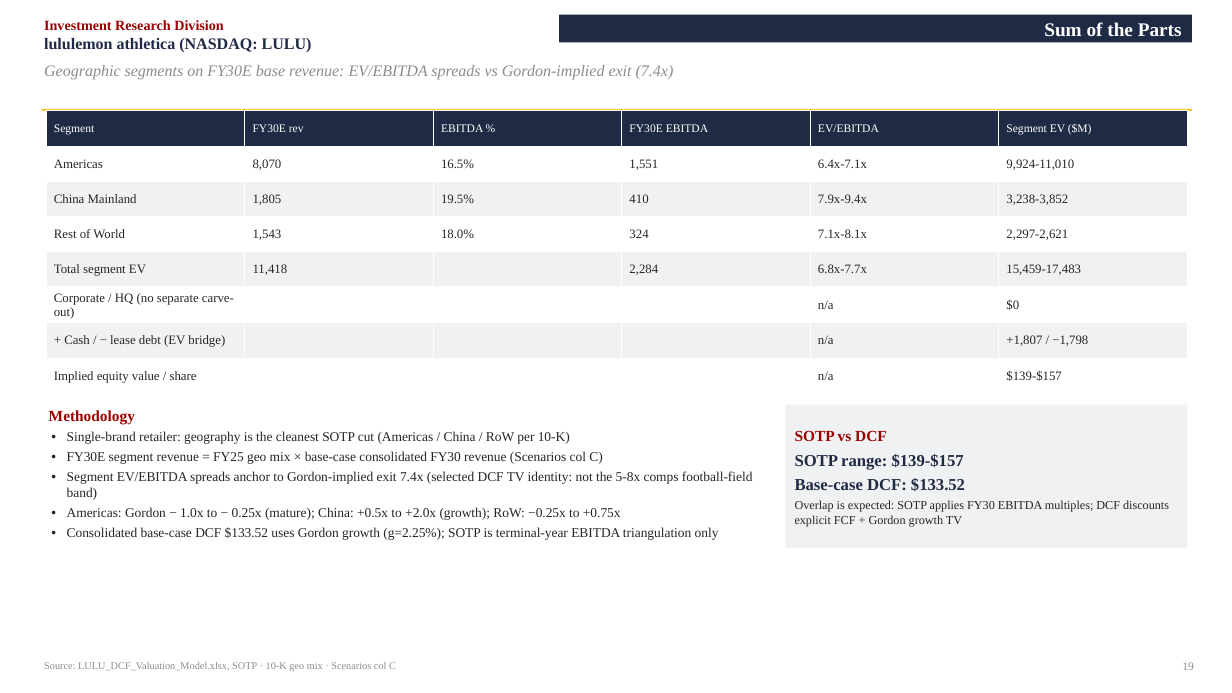
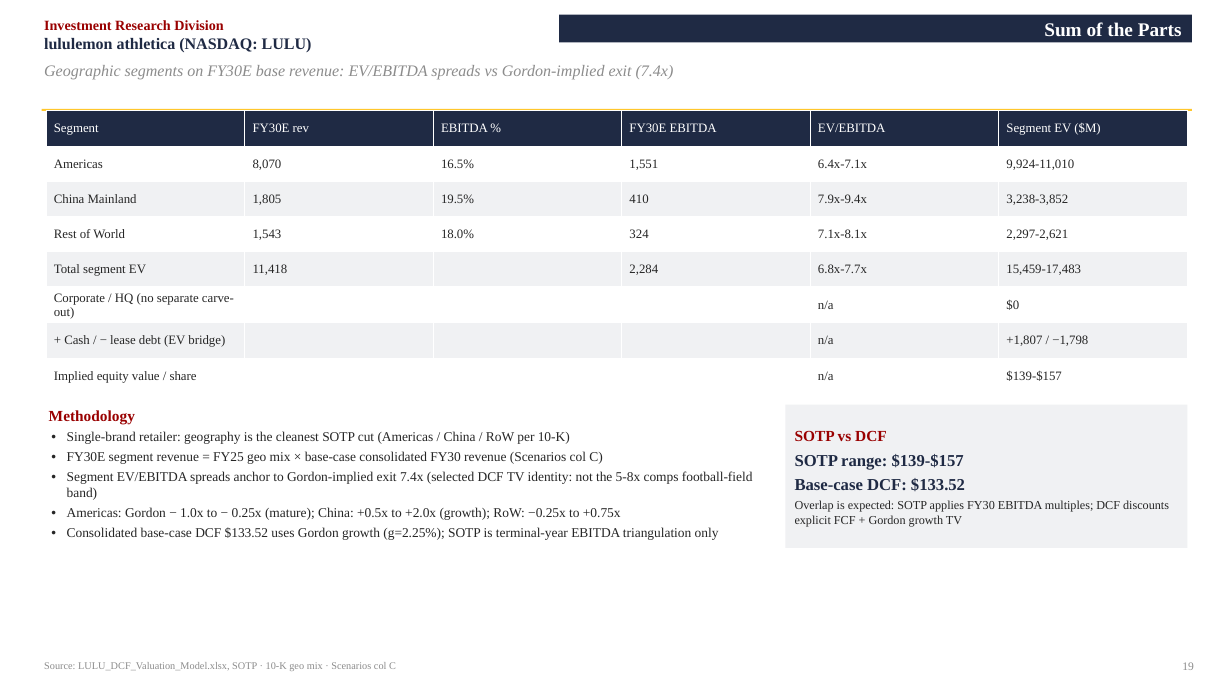
Before and after one commit to vengeanceaiUSC/RM, a slide deck: slide 19 of LULU/LULU_Investment_Pitch_Deck.pptx. Drawn at 1232x693 pixels with LibreOffice and Linux fonts; fonts in the diff are those of the drawing. Boxes give left, top, right and bottom in pixels: in the first picture for what was removed or moved away, otherwise in the second. Text is boxed around its words. In the diff, an @@ line names an element or a change of style, - is before the commit and + after.

```diff
--- a/LULU/LULU_Investment_Pitch_Deck.pptx
+++ b/LULU/LULU_Investment_Pitch_Deck.pptx
@@ table at (46, 111, 1188, 393) @@
@@ size 9 to 10 pt in "Segment", "FY30E rev", "EBITDA %", "FY30E EBITDA" and 2 more places @@
```
Also in this commit, not shown: 6 other slides changed, 3 other files.
